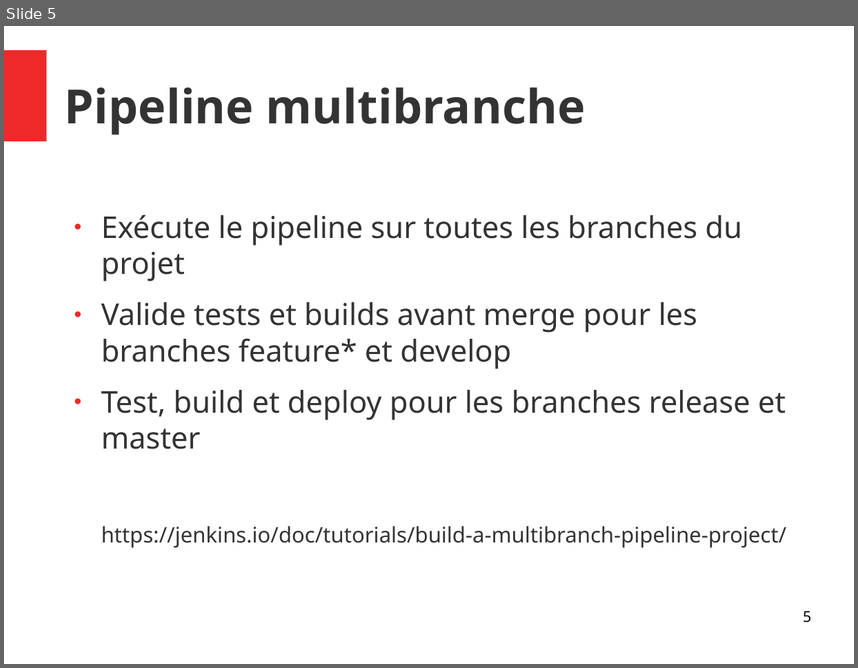
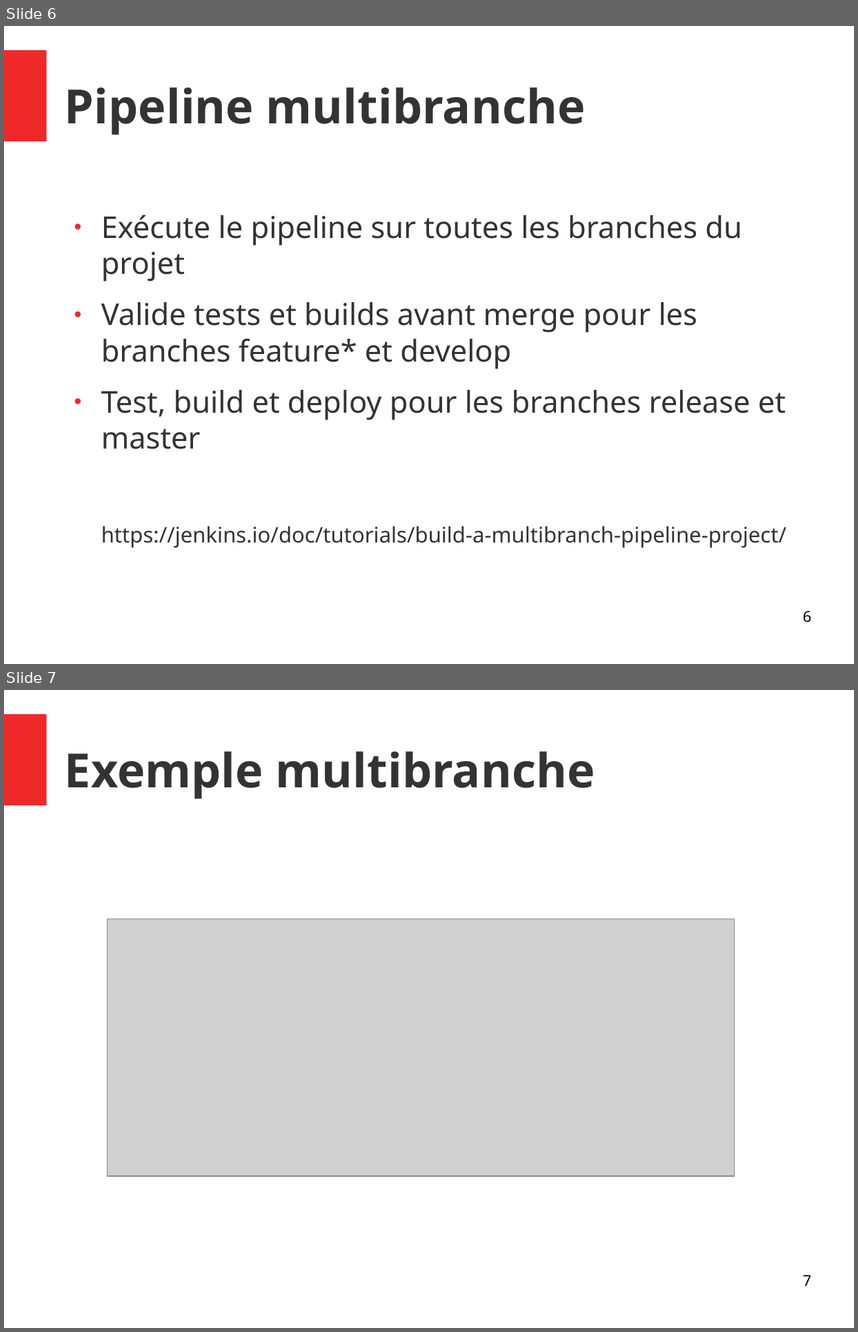
Before and after one commit to Yanoushka/angular-seed, a slide deck: docs/Focus intégration continue.odp. Shown one above the other, each under a label of ours: slide 5 before the commit, slides 6 and 7 after it. The pictures are 858x668 and 858x1332 pixels, drawn with LibreOffice and Linux fonts; fonts in the diff are those of the drawing; grey boxes stand for pictures. Boxes give left, top, right and bottom in pixels: in the first picture for what was removed or moved away, otherwise in the second. Text is boxed around its words. In the diff, an @@ line names an element or a change of style, - is before the commit and + after.

Commit message:
Complete doc

```diff
--- a/docs/Focus intégration continue.odp
+++ b/docs/Focus intégration continue.odp
@@ slide 7 added at <box>4,690,854,1328</box>, background #FFFFFF; not listed: 1 template element that a slide beside it also shows @@
@@ title added at <box>65,751,595,799</box>, 44 pt, text #333333, bold @@
+Exemple multibranche
@@ picture added at <box>107,919,735,1176</box> @@
@@ page number added at <box>803,1274,811,1285</box>, 14 pt, text #000000 @@
+7
@@ what was slide 5 is now slide 6 @@
@@ page number at <box>803,610,811,622</box>: text changed @@
-5
+6
```
Also in this commit, not shown: 1 other slide added.
